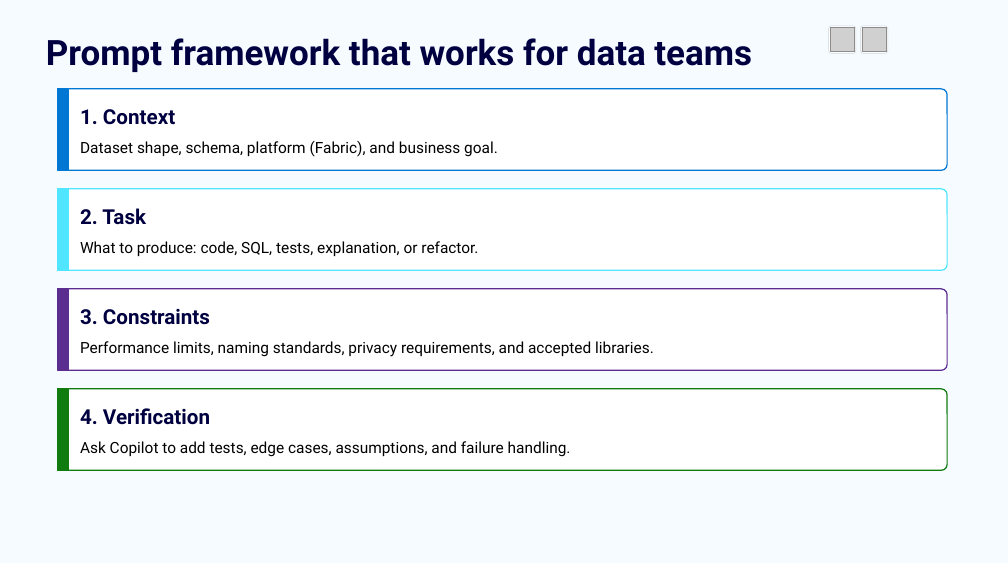
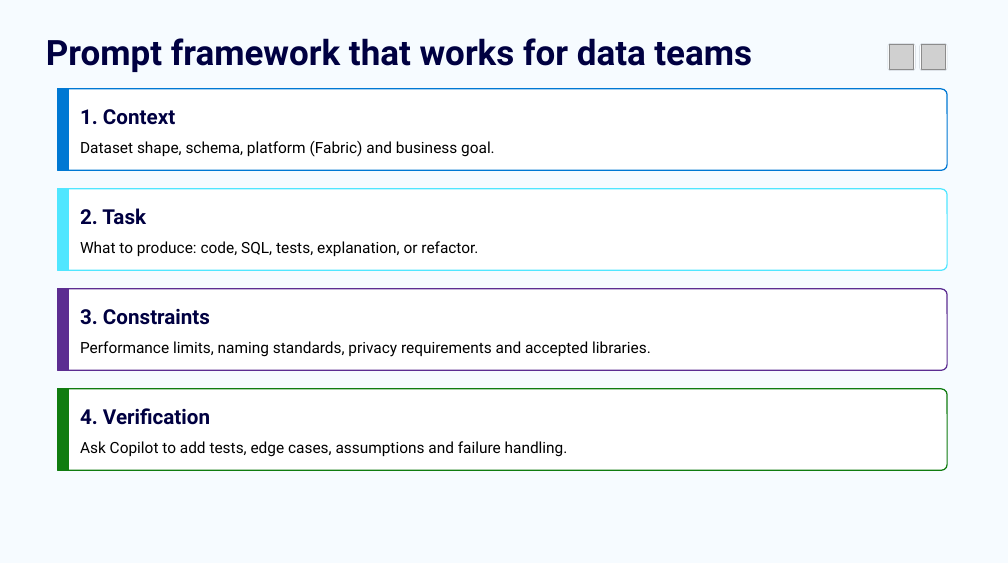
Before and after one commit to jordanbean-msft/github-copilot-for-data-professionals, a slide deck: slide 11 of deck/github-copilot-for-data-professionals.pptx. Drawn at 1008x563 pixels with LibreOffice and Linux fonts; fonts in the diff are those of the drawing; grey boxes stand for pictures; background and template pictures are left out. Boxes give left, top, right and bottom in pixels: in the first picture for what was removed or moved away, otherwise in the second. Text is boxed around its words. In the diff, an @@ line names an element or a change of style, - is before the commit and + after.

```diff
--- a/deck/github-copilot-for-data-professionals.pptx
+++ b/deck/github-copilot-for-data-professionals.pptx
@@ 2 pictures, 2 rounded rectangles moved together from (x1=829, y1=26, x2=888, y2=53) to (x1=888, y1=43, x2=947, y2=70) @@
@@ text at (x1=80, y1=141, x2=495, y2=157): text changed @@
-Dataset shape, schema, platform (Fabric), and business goal.
+Dataset shape, schema, platform (Fabric) and business goal.
@@ text at (x1=80, y1=341, x2=651, y2=357): text changed @@
-Performance limits, naming standards, privacy requirements, and accepted libraries.
+Performance limits, naming standards, privacy requirements and accepted libraries.
@@ text at (x1=80, y1=441, x2=568, y2=457): text changed @@
-Ask Copilot to add tests, edge cases, assumptions, and failure handling.
+Ask Copilot to add tests, edge cases, assumptions and failure handling.
```
Also in this commit, not shown: 10 other slides changed, 4 other files.
